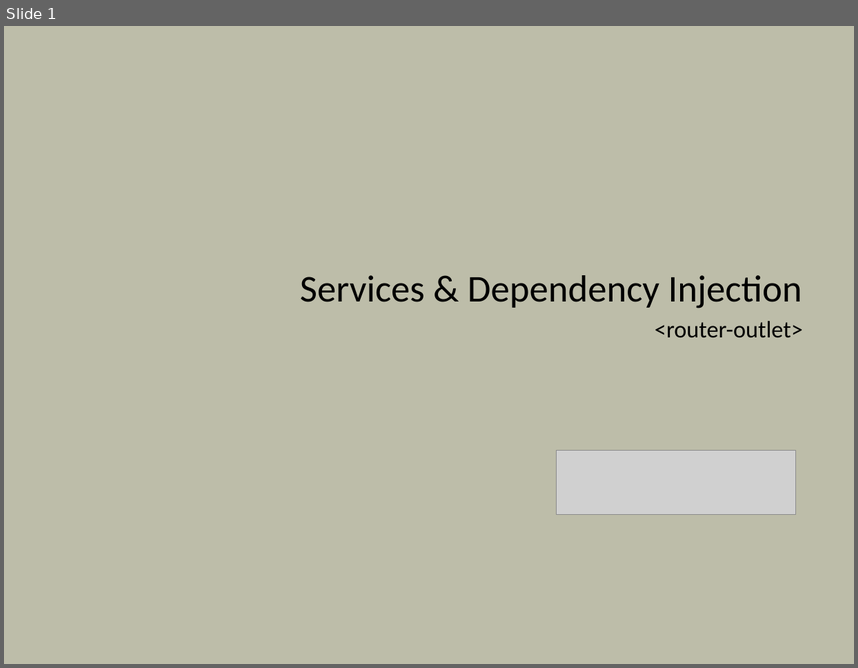
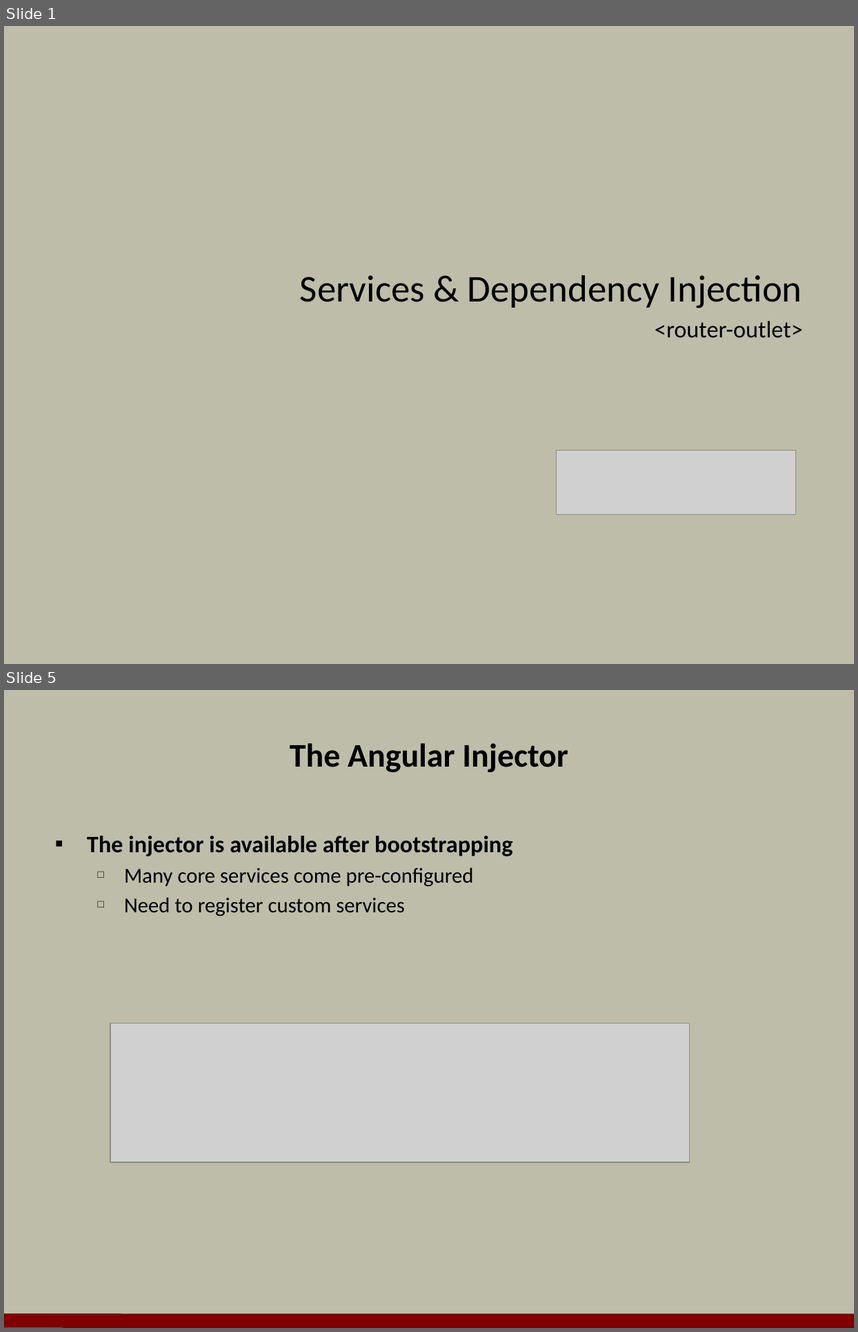
Before and after one commit to OdeToCode/classes, a slide deck: angular2/slides/04_Services_DI.pptx. Shown one above the other, each under a label of ours: slide 1 before the commit, slides 1 and 5 after it; the slides between them are not shown. The pictures are 858x668 and 858x1332 pixels, drawn with LibreOffice and Linux fonts; fonts in the diff are those of the drawing; grey boxes stand for pictures; background and template pictures are left out. Boxes give left, top, right and bottom in pixels: in the first picture for what was removed or moved away, otherwise in the second. Text is boxed around its words. In the diff, an @@ line names an element or a change of style, - is before the commit and + after.

```diff
--- a/angular2/slides/04_Services_DI.pptx
+++ b/angular2/slides/04_Services_DI.pptx
@@ slide 5 added at (4,690,854,1328), background #BDBDA9 @@
@@ title added at (290,743,568,772), 28 pt, text #000000, bold @@
+The Angular Injector
@@ text added at (87,836,513,916), 18 pt, text #000000 @@
+▪ The injector is available after bootstrapping
+  □ Many core services come pre-configured
+  □ Need to register custom services
@@ picture added at (110,1023,689,1163) @@
@@ line added from (4, 1320) to (854, 1321), #800000 12 pt @@
```
Also in this commit, not shown: 16 other slides added, 1 other file.
